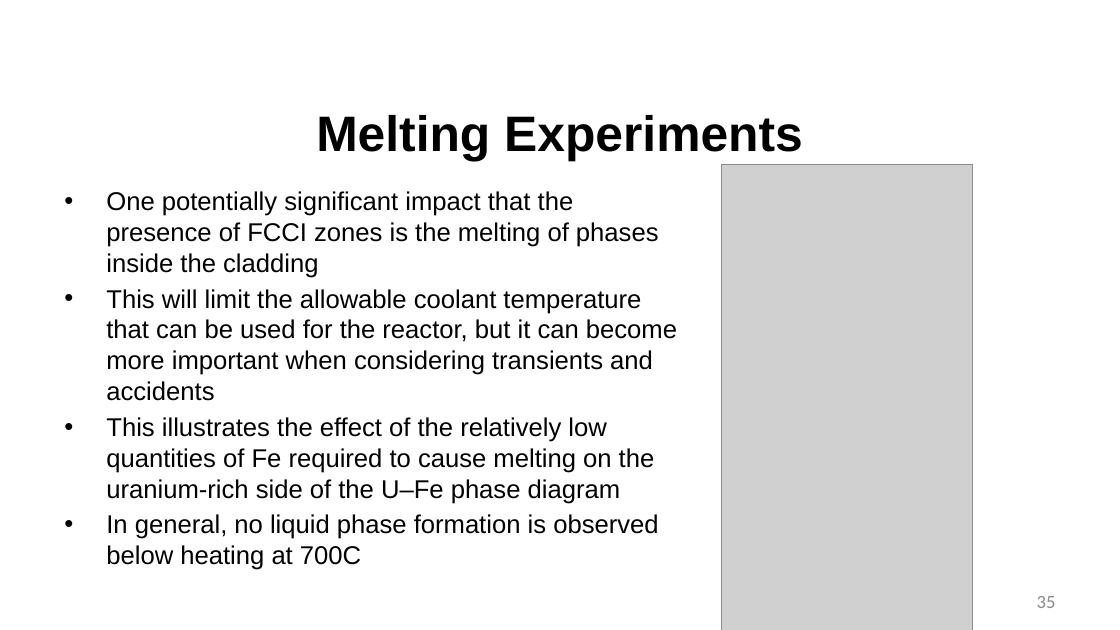
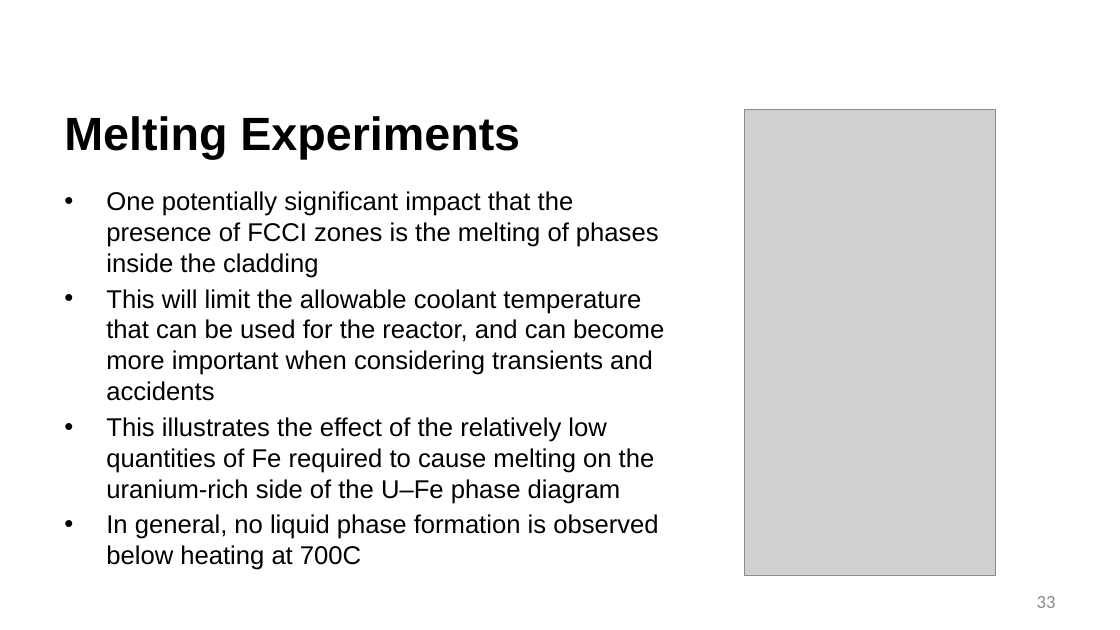
Before and after one commit to benbeeler/TEACHING, a slide deck: slide 33 of Advanced Reactor Materials/Fall2025/Lec10_SFRs.pptx (slide 35 before the commit). Drawn at 1120x630 pixels with LibreOffice and Linux fonts; fonts in the diff are those of the drawing; grey boxes stand for pictures; background and template pictures are left out. Boxes give left, top, right and bottom in pixels: in the first picture for what was removed or moved away, otherwise in the second. Text is boxed around its words. In the diff, an @@ line names an element or a change of style, - is before the commit and + after.

```diff
--- a/Advanced Reactor Materials/Fall2025/Lec10_SFRs.pptx
+++ b/Advanced Reactor Materials/Fall2025/Lec10_SFRs.pptx
@@ title "Melting Experiments" at (64, 116, 520, 159): size 42.7 to 40 pt; alignment centre to left @@
@@ picture: place and size @@
-picture at (722, 165, 972, 630)
+picture at (745, 109, 996, 575)
@@ text at (106, 289, 664, 401): text changed @@
-• This will limit the allowable coolant temperature that can be used for the reactor, but it can become more important when considering transients and accidents
+• This will limit the allowable coolant temperature that can be used for the reactor, and can become more important when considering transients and accidents
@@ page number at (1037, 596, 1056, 608): text changed @@
-35
+33
```
Also in this commit, not shown: 31 other slides changed, 24 slides removed, 7 other files.
